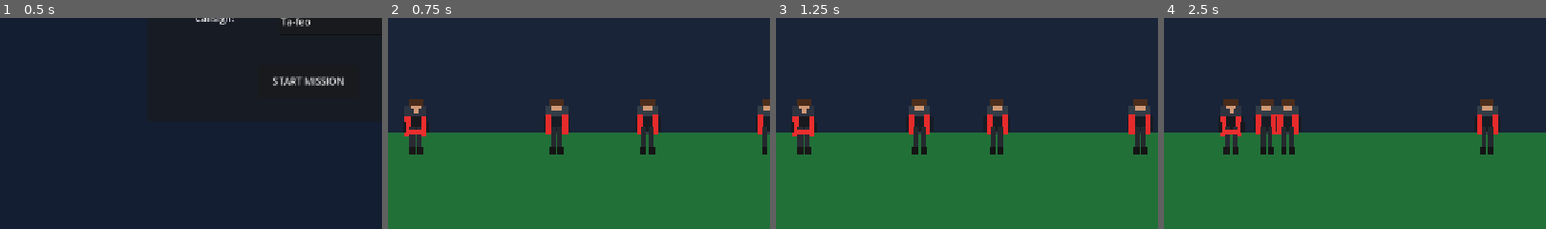
Above: before the commit, frames 1-4 (left to right).
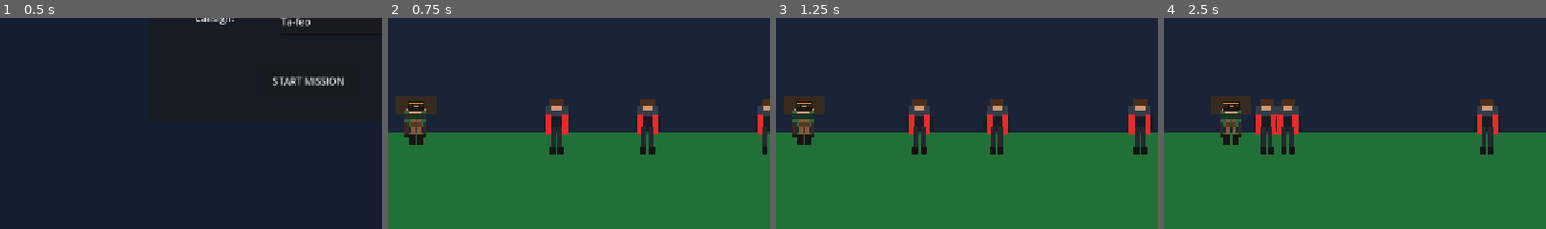
Above: after the commit, the same moments.

Repository: Boneashoflothric/Ta-feo
Game: Godot game, scene res://scenes/MainMenu.tscn
Same seed, same stepped clock (60 frames per second), same inputs: the game is played once before the commit and once after it.
Inputs:
- Up to frame 1 (0.5 s): no input
- Up to frame 2 (0.75 s): click "START MISSION" at 0.5 s
- Up to frame 3 (1.25 s): no input
- Up to frame 4 (2.5 s): tap Enter (ui_accept) at 1.25, 1.52, 2.27 s; hold Right (ui_right) 1.28-2.03 s; tap Space (shoot) at 1.35, 2.1 s; hold Left (ui_left) from 2.03 s (still down)
The pictures show only the part of the screen within x 10-60%, y 50-100%; the shares and areas given below are measured in that part.

Frame 1 is identical in both runs. In frame 2, 1.8% of the frame differs, in the area x 2-13%, y 37-65%; in frame 3, 1.8%; in frame 4, 1.8%.

Commit message:
Update the main player sprite to use the hooded darker hero style from the provided reference art

Diff:
--- a/scripts/Player.gd
+++ b/scripts/Player.gd
@@ -73,25 +73,44 @@
         queue_free()
 
 func _draw() -> void:
-    var skin := Color(0.82, 0.60, 0.46)
-    var jacket := Color(0.18, 0.20, 0.25)
-    var jacket_dark := Color(0.09, 0.10, 0.12)
-    var red := Color(0.92, 0.18, 0.18)
-    var hair := Color(0.29, 0.17, 0.10)
-    var pants := Color(0.16, 0.17, 0.20)
-    var shoes := Color(0.10, 0.09, 0.09)
+    var cloak_dark := Color(0.22, 0.17, 0.12)
+    var cloak_mid := Color(0.36, 0.30, 0.24)
+    var cloak_shadow := Color(0.10, 0.09, 0.08)
+    var tunic := Color(0.20, 0.39, 0.26)
+    var tunic_dark := Color(0.10, 0.20, 0.14)
+    var skin := Color(0.82, 0.62, 0.46)
+    var hair := Color(0.21, 0.14, 0.08)
+    var belt := Color(0.34, 0.22, 0.12)
+    var pants := Color(0.51, 0.35, 0.21)
+    var boots := Color(0.10, 0.08, 0.07)
+    var accent := Color(0.87, 0.56, 0.22)
 
-    draw_rect(Rect2(-18, -46, 36, 48), jacket)
-    draw_rect(Rect2(-20, -28, 40, 24), jacket_dark)
-    draw_rect(Rect2(-8, -56, 16, 14), skin)
-    draw_rect(Rect2(-12, -58, 24, 12), hair)
-    draw_rect(Rect2(-18, -30, 10, 34), red)
-    draw_rect(Rect2(8, -30, 10, 34), red)
-    draw_rect(Rect2(-10, -10, 8, 34), pants)
-    draw_rect(Rect2(2, -10, 8, 34), pants)
-    draw_rect(Rect2(-12, 22, 10, 14), shoes)
-    draw_rect(Rect2(2, 22, 10, 14), shoes)
-    draw_rect(Rect2(-22, -18, 6, 16), jacket_dark)
-    draw_rect(Rect2(16, -18, 6, 16), jacket_dark)
-    draw_rect(Rect2(-4, -46, 8, 12), skin)
-    draw_rect(Rect2(-12, -6, 24, 8), red)
+    draw_rect(Rect2(-20, -54, 40, 18), cloak_dark)
+    draw_rect(Rect2(-30, -44, 60, 12), cloak_mid)
+    draw_rect(Rect2(-34, -62, 68, 30), cloak_dark)
+    draw_rect(Rect2(-14, -54, 28, 10), cloak_shadow)
+
+    draw_rect(Rect2(-18, -40, 36, 28), tunic)
+    draw_rect(Rect2(-18, -34, 36, 10), tunic_dark)
+    draw_rect(Rect2(-10, -48, 20, 14), skin)
+    draw_rect(Rect2(-12, -50, 24, 14), hair)
+
+    draw_rect(Rect2(-6, -46, 12, 8), skin)
+    draw_rect(Rect2(-8, -24, 6, 26), pants)
+    draw_rect(Rect2(2, -24, 6, 26), pants)
+    draw_rect(Rect2(-12, 2, 10, 18), boots)
+    draw_rect(Rect2(2, 2, 10, 18), boots)
+
+    draw_rect(Rect2(-8, -18, 16, 6), belt)
+    draw_rect(Rect2(-18, -12, 6, 18), cloak_shadow)
+    draw_rect(Rect2(12, -12, 6, 18), cloak_shadow)
+
+    draw_rect(Rect2(-16, -42, 32, 2), accent)
+    draw_rect(Rect2(-12, -52, 24, 2), accent)
+
+    draw_rect(Rect2(-6, -50, 2, 8), Color(0.10, 0.08, 0.07))
+    draw_rect(Rect2(4, -50, 2, 8), Color(0.10, 0.08, 0.07))
+    draw_rect(Rect2(-14, -44, 28, 6), cloak_shadow)
+
+    draw_rect(Rect2(-18, -18, 6, 20), cloak_dark)
+    draw_rect(Rect2(12, -18, 6, 20), cloak_dark)
